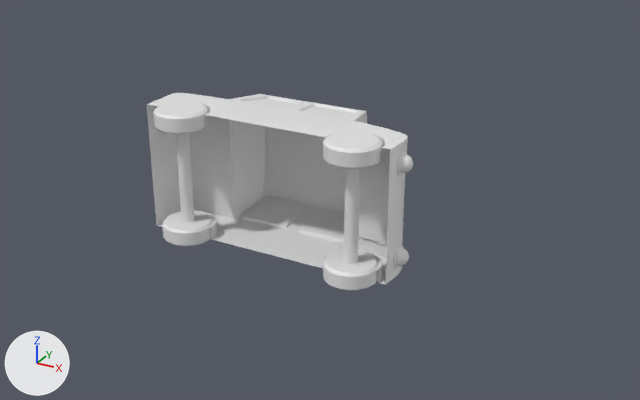
A saved change to the Blender file Assets/BlendFiles/GeneralAssets.blend.
Rendered twice from a 50 mm camera at (64.2, -95.2, 50.2) aimed at (5.6, 11.2, -3.0). The lights are fixed; the arrows at lower left show +X, +Y and +Z.

The scene before the commit, as lines of its bpy script (objects in view):
```python
me_mesh_car_01 = bpy.data.meshes.new('Mesh_Car_01')
me_mesh_car_01.from_pydata(...)  # 866 vertices, 757 faces; spans x -20.0..21.8, y 0.0..21.4, z -10.4..10.4
me_mesh_car_01.polygons.foreach_set('use_smooth', [True] * 757)
# faces by material slot: [237, 14, 164, 128, 214]
me_mesh_car_01.materials.append(mat_mat_redmetal)  # white #e7e7e7
me_mesh_car_01.materials.append(mat_mat_windscreen)  # white #e7e7e7
me_mesh_car_01.materials.append(mat_mat_chrome)  # white #e7e7e7
me_mesh_car_01.materials.append(mat_mat_headlight)  # white #e7e7e7
me_mesh_car_01.materials.append(mat_mat_rubber)  # white #e7e7e7
ob_prop_car_01 = bpy.data.objects.new('Prop_Car_01', me_mesh_car_01)
ob_prop_car_01.location = (0.0, 0.0, 0.0)
```
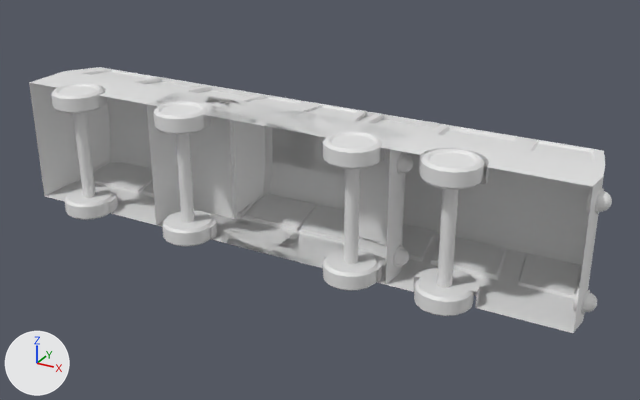
The newer file is also rescaled (x10.0), turned or shifted as a whole; pictures and numbers use the older file's frame.

Location of each change, (x1, y1, x2, y2) in pixels of the pictures (640 x 400 px):
'Prop_Bus_01', added: after (29, 67, 612, 333)
    faces in mat_mat_redmetal (white #e7e7e7): (29, 67, 605, 333)
    faces in mat_mat_windscreen (white #e7e7e7): (86, 72, 593, 295)
    faces in mat_mat_windowborder (white #e7e7e7): (70, 69, 605, 301)
    faces in mat_mat_rubber (white #e7e7e7): (51, 83, 484, 316)
    faces in mat_mat_chrome (white #e7e7e7): (56, 84, 604, 314)

Patch to the scene script:
```diff
--- a/Assets/BlendFiles/GeneralAssets.blend.py
+++ b/Assets/BlendFiles/GeneralAssets.blend.py
@@ mat_mat_windowborder @@
+mat_mat_windowborder = principled_material('MAT_WindowBorder')
+mat_mat_windowborder.base_color = (0.8, 0.8, 0.8)  # white #e7e7e7
@@ me_mesh_bus_01 @@
+me_mesh_bus_01.from_pydata(...)  # 1064 vertices, 956 faces; spans x -104.0..104.0, y 0.0..214.0, z -440.0..478.0
+me_mesh_bus_01.polygons.foreach_set('use_smooth', [True] * 956)
+# faces by material slot: [202, 26, 164, 128, 260, 176]
+me_mesh_bus_01.materials.append(mat_mat_redmetal)  # white #e7e7e7
+me_mesh_bus_01.materials.append(mat_mat_windscreen)  # white #e7e7e7
+me_mesh_bus_01.materials.append(mat_mat_chrome)  # white #e7e7e7
+me_mesh_bus_01.materials.append(mat_mat_headlight)  # white #e7e7e7
+me_mesh_bus_01.materials.append(mat_mat_rubber)  # white #e7e7e7
+me_mesh_bus_01.materials.append(mat_mat_windowborder)  # white #e7e7e7
@@ ob_prop_bus_01 @@
+ob_prop_bus_01 = bpy.data.objects.new('Prop_Bus_01', me_mesh_bus_01)
+ob_prop_bus_01.location = (0.0, 0.0, 0.0)
+ob_prop_bus_01.rotation_euler = (0.0, 1.571, 0.0)  # degrees (0, 90, 0)
+ob_prop_bus_01.scale = (0.1, 0.1, 0.1)
```
